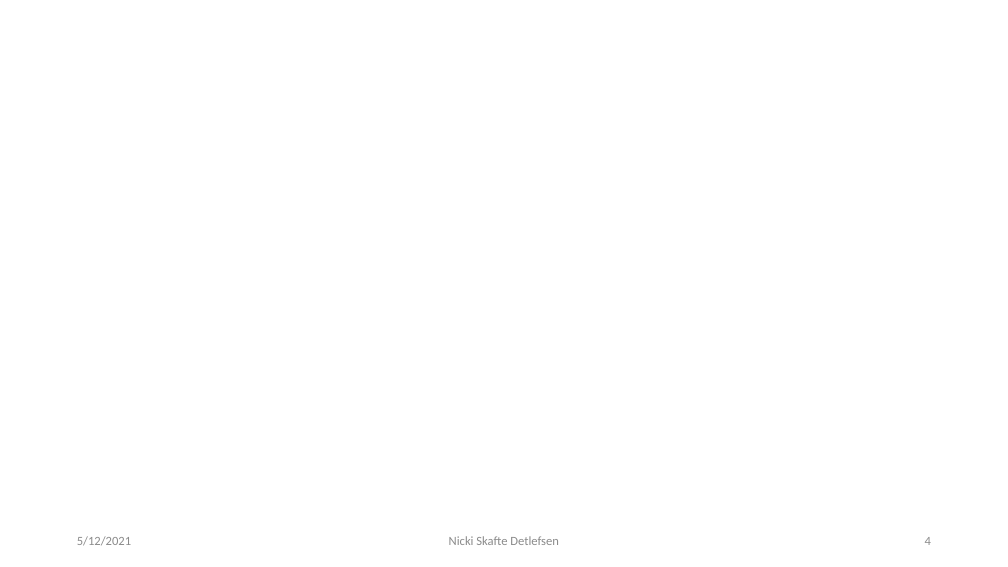
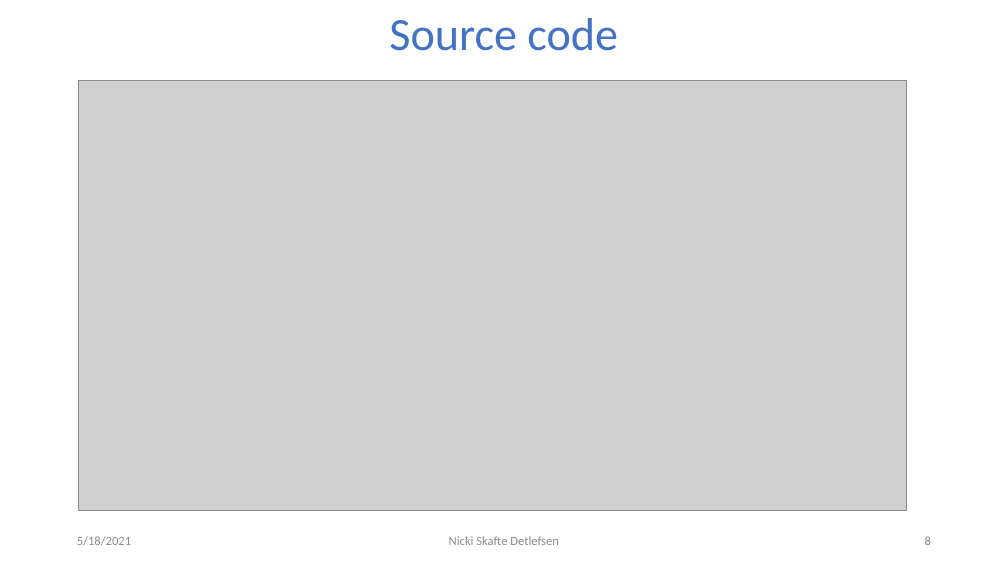
Before and after one commit to DeepEasterbunny/dtu_mlops, a slide deck: slide 8 of 04_continues_integration/ci.pptx (slide 4 before the commit). Drawn at 1008x567 pixels with LibreOffice and Linux fonts; fonts in the diff are those of the drawing; grey boxes stand for pictures; background and template pictures are left out. Boxes give left, top, right and bottom in pixels: in the first picture for what was removed or moved away, otherwise in the second. Text is boxed around its words. In the diff, an @@ line names an element or a change of style, - is before the commit and + after.

Commit message:
pp update

```diff
--- a/04_continues_integration/ci.pptx
+++ b/04_continues_integration/ci.pptx
@@ title added at [389,18,618,51], 44 pt, text #4472C4 @@
+Source code
@@ picture added at [79,80,906,510] @@
@@ text at [77,536,131,546]: text changed @@
-5/12/2021
+5/18/2021
@@ page number at [925,536,931,545]: text changed @@
-4
+8
```
Also in this commit, not shown: 3 other slides changed, 10 slides added.
